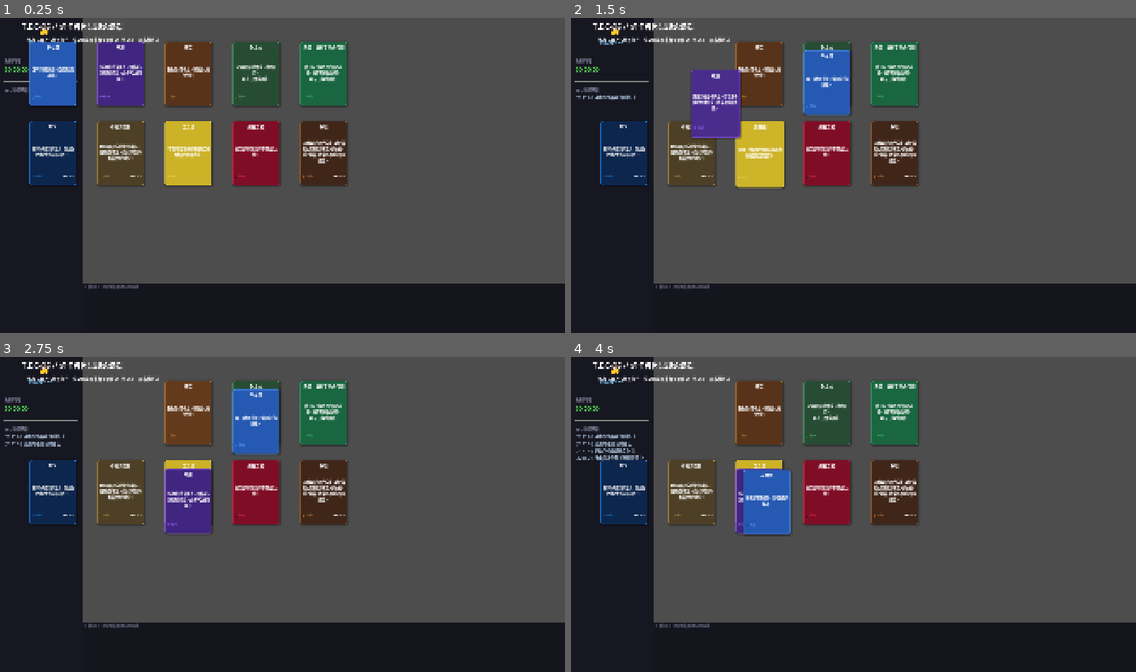
Above: before the commit, frames 1-4 (two rows, left to right).
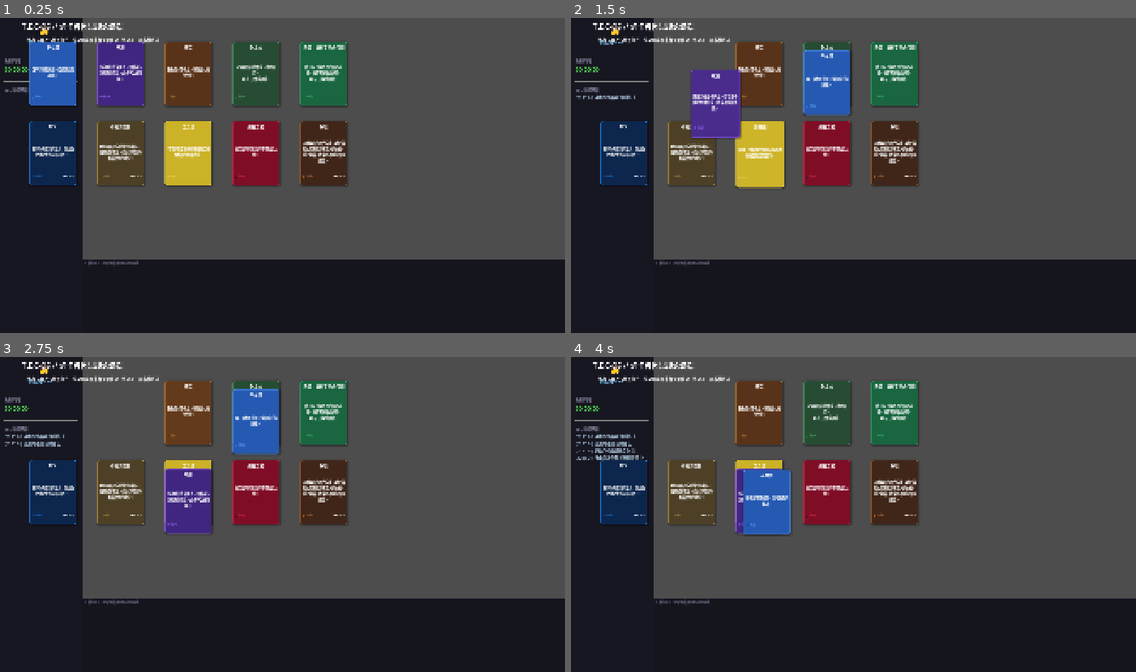
Above: after the commit, the same moments.

Repository: ChrisUtada/tec3g
Game: Godot game, scene res://main.tscn
Two runs of this game, one before a commit and one after it. Both use one fixed random seed, a clock stepped at 60 frames per second and the inputs below.
Inputs (mouse positions are in pixels of both pictures, inside the frame that each line leads up to):
- Up to frame 1 (0.25 s): no input
- Up to frame 2 (1.5 s): tap Enter at 0.5 s; drag from (621, 74) to (910, 106) at 0.52 s; drag from (689, 74) to (825, 241) at 1.27 s
- Up to frame 3 (2.75 s): move the mouse to (186, 413) at 2.02 s; click (186, 413) at 2.17 s
- Up to frame 4 (4 s): tap Space at 2.75 s; drag from (825, 413) to (684, 467) at 2.77 s; click "✕" at 3.5 s

The runs differ from the first frame. In frame 1, 6.5% of the frame differs, in the area x 14-100%, y 76-86%; in frame 2, 6.5%; in frame 3, 6.5%; in frame 4, 6.5%.

Commit message:
fix: bottom bar height 260px (y820-1080) to fit 220px cards

Diff:
--- a/main.tscn
+++ b/main.tscn
@@ -29,7 +29,7 @@
 [node name="BottomBar" type="ColorRect" parent="GameBoard"]
 layout_mode = 0
 offset_left = 280
-offset_top = 900
+offset_top = 820
 offset_right = 1920
 offset_bottom = 1080
 color = Color(0.06, 0.06, 0.1, 0.9)
--- a/scripts/cards/card_base.gd
+++ b/scripts/cards/card_base.gd
@@ -12,7 +12,7 @@
 
 const STACK_OFFSET := Vector2(0, 30)
 const MIN_DRAG_DISTANCE := 10.0
-const STAGING_Y := 900
+const STAGING_Y := 820
 const STAGING_X_START := 300
 const STAGING_X_GAP := 40
 
